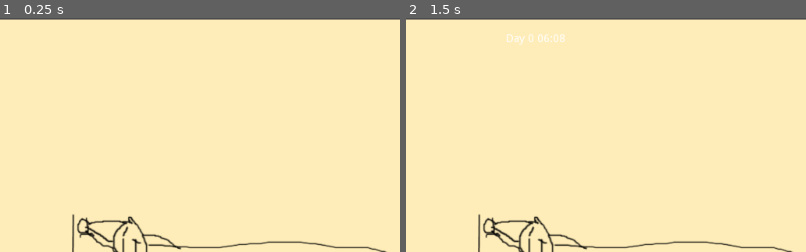
Above: before the commit, frames 1-2 (left to right).
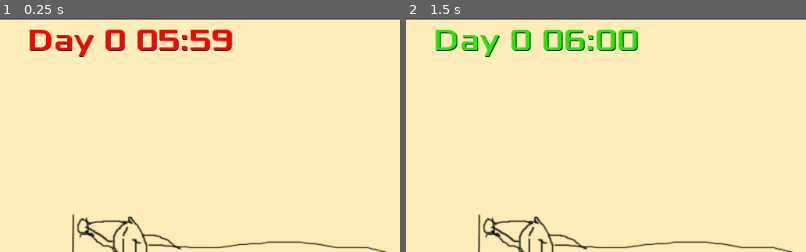
Above: after the commit, the same moments.

Repository: Verslapper/sleepinin
Game: Godot game, scene res://Main.tscn
Two runs of this game, one before a commit and one after it. Both use one fixed random seed, a clock stepped at 60 frames per second and the inputs below.
Inputs:
- Up to frame 1 (0.25 s): no input
- Up to frame 2 (1.5 s): tap Enter (ui_accept) at 0.5, 1.35 s; hold Enter (ui_accept) 0.53-1.28 s
The pictures show only the part of the screen within x 0-50%, y 0-50%; the shares and areas given below are measured in that part.

The runs differ from the first frame. In frame 1, 2.6% of the frame differs, in the area x 7-58%, y 4-17%; in frame 2, 2.7%.

Commit message:
Added a visible clock, tweaked and tested single minute incrementing based off space key.

Diff:
--- a/project/HUD.tscn
+++ b/project/HUD.tscn
@@ -1,4 +1,14 @@
-[gd_scene format=2]
+[gd_scene load_steps=3 format=2]
+
+[ext_resource path="res://assets/fonts/Xolonium-Regular.ttf" type="DynamicFontData" id=1]
+
+[sub_resource type="DynamicFont" id=1]
+
+size = 40
+use_mipmaps = true
+use_filter = true
+font_data = ExtResource( 1 )
+_sections_unfolded = [ "Font", "Settings" ]
 
 [node name="HUD" type="CanvasLayer" index="0"]
 
@@ -22,9 +32,13 @@
 mouse_default_cursor_shape = 0
 size_flags_horizontal = 1
 size_flags_vertical = 4
+custom_fonts/font = SubResource( 1 )
+custom_colors/font_color = Color( 0.140442, 0.921875, 0.0288086, 1 )
+custom_colors/font_color_shadow = Color( 0, 0, 0, 1 )
+text = "88:88"
 align = 1
 valign = 1
 percent_visible = 1.0
 lines_skipped = 0
 max_lines_visible = -1
-_sections_unfolded = [ "custom_fonts" ]
+_sections_unfolded = [ "custom_colors", "custom_fonts" ]
--- a/project/Main.gd
+++ b/project/Main.gd
@@ -6,28 +6,47 @@
 var minute
 
 func _ready():
-	# setup keypress?
+	# setup keypress
+	set_process_input(true)
 	# initialise HUD
 	day = 0
-	hour = 6
-	minute = 0
+	hour = 5
+	minute = 59
+	refreshHUD()
 	intro()
 	pass
 
 func _process(delta):
-	if Input.is_action_pressed("ui_accept"): # Space or enter
+	pass
+
+func _input(event):
+	if Input.is_action_just_released("ui_accept"): # Space or enter
 		stopAlarm()
 
 func intro():
 	# Play intro music
+	addMinute()
 	# Play alarm to interrupt
 	startAlarm()
 
+# TODO: This will need to be addMinutes(int minutesToAdd) eventually
+func addMinute():
+	minute = minute + 1
+	# Add leftover minutes with modulo etc
+	if (minute == 60):
+		hour = hour + 1
+		minute = 0
+	if (hour == 24):
+		day = day + 1
+		hour = 0
+
 func startAlarm():
+	$HUD/Label.add_color_override("font_color", Color(255,0,0,1))
 	pass
 
 func stopAlarm():
-	minute = minute + 1
+	#reset to green hex colour
+	$HUD/Label.add_color_override("font_color", Color("23eb07"))
 	refreshHUD()
 
 func refreshHUD():
--- a/project/Main.tscn
+++ b/project/Main.tscn
@@ -4,7 +4,7 @@
 [ext_resource path="res://Intro.tscn" type="PackedScene" id=2]
 [ext_resource path="res://HUD.tscn" type="PackedScene" id=3]
 
-[node name="Main" type="Node" index="0"]
+[node name="Main" type="Node"]
 
 script = ExtResource( 1 )
 
Not shown, added: project/assets/fonts/FONTLOG.txt
Not shown, added: project/assets/fonts/LICENSE.txt
Binary file added: project/assets/fonts/Xolonium-Regular.ttf
